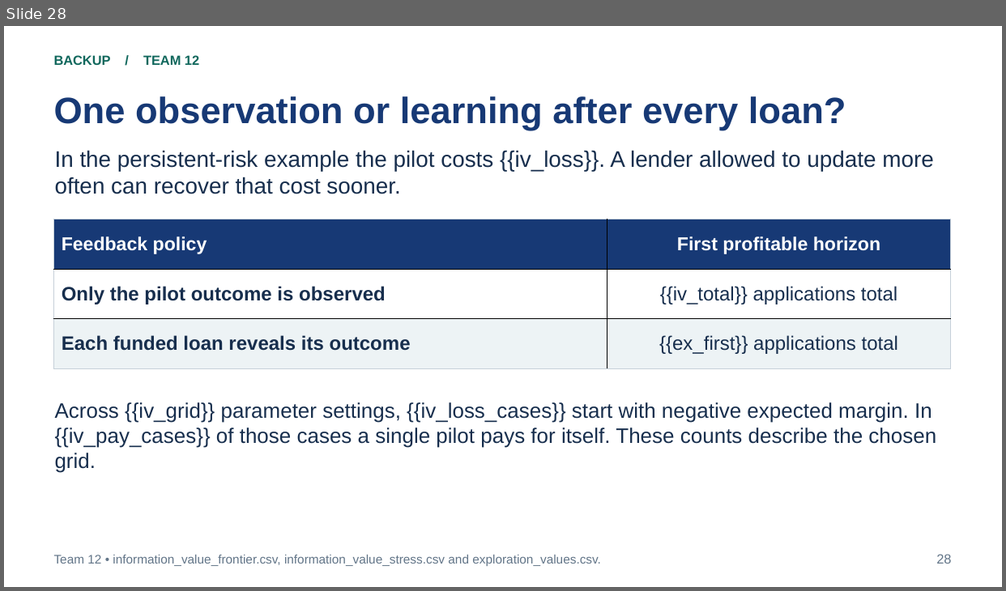
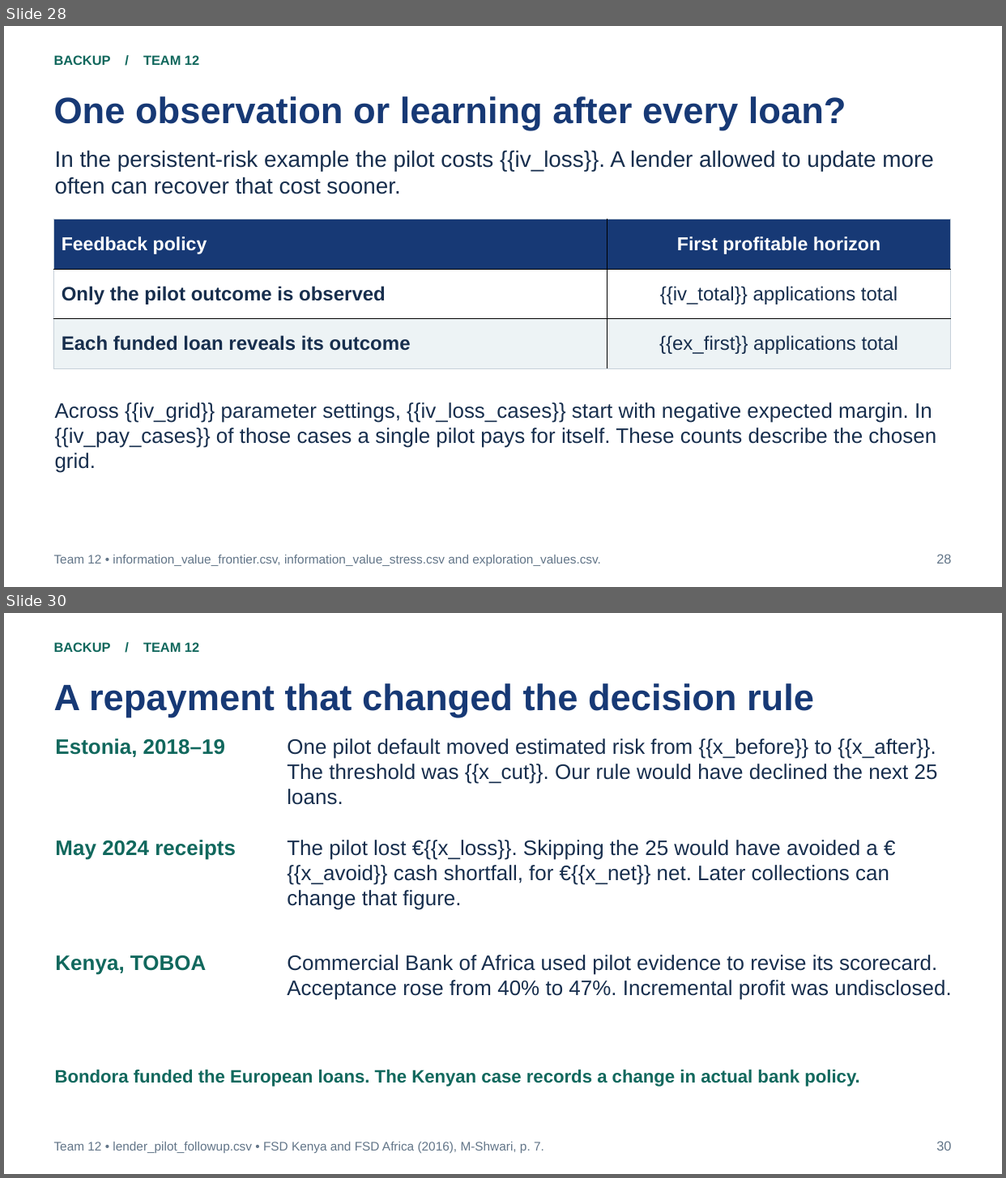
Before and after one commit to bigpurota/paper11, a slide deck: slides/template.pptx. Shown one above the other, each under a label of ours: slide 28 before the commit, slides 28 and 30 after it; the slides between them are not shown. The pictures are 1006x591 and 1006x1178 pixels, drawn with LibreOffice and Linux fonts; fonts in the diff are those of the drawing. Boxes give left, top, right and bottom in pixels: in the first picture for what was removed or moved away, otherwise in the second. Text is boxed around its words. In the diff, an @@ line names an element or a change of style, - is before the commit and + after.

Commit message:
Test prospective pilot choices on SBA 7(a) and two Bondora payment snapshots

```diff
--- a/slides/template.pptx
+++ b/slides/template.pptx
@@ slide 30 added at bbox=[4, 613, 1002, 1174], background #FFFFFF @@
@@ text added at bbox=[54, 642, 199, 652], 12.8 pt, text #11685D, bold @@
+BACKUP / TEAM 12
@@ text added at bbox=[54, 683, 814, 717], 35.2 pt, text #173975, bold @@
+A repayment that changed the decision rule
@@ text added at bbox=[55, 739, 225, 757], 20.2 pt, text #11685D, bold @@
+Estonia, 2018–19
@@ text added at bbox=[287, 739, 938, 805], 20.2 pt, text #172E4D @@
+One pilot default moved estimated risk from {{x_before}} to {{x_after}}. The threshold was {{x_cut}}. Our rule would have declined the next 25 loans.
@@ text added at bbox=[55, 840, 236, 860], 20.2 pt, text #11685D, bold @@
+May 2024 receipts
@@ text added at bbox=[287, 840, 889, 910], 20.2 pt, text #172E4D @@
+The pilot lost €{{x_loss}}. Skipping the 25 would have avoided a €{{x_avoid}} cash shortfall, for €{{x_net}} net. Later collections can change that figure.
@@ text added at bbox=[55, 956, 206, 975], 20.2 pt, text #11685D, bold @@
+Kenya, TOBOA
@@ text added at bbox=[287, 955, 952, 1000], 20.2 pt, text #172E4D @@
+Commercial Bank of Africa used pilot evidence to revise its scorecard. Acceptance rose from 40% to 47%. Incremental profit was undisclosed.
@@ text added at bbox=[55, 1070, 860, 1087], 17.2 pt, text #11685D, bold @@
+Bondora funded the European loans. The Kenyan case records a change in actual bank policy.
@@ text added at bbox=[54, 1142, 544, 1153], 12 pt, text #627588 @@
+Team 12 • lender_pilot_followup.csv • FSD Kenya and FSD Africa (2016), M-Shwari, p. 7.
@@ text added at bbox=[936, 1141, 951, 1151], 12.8 pt, text #627588 @@
+30
```
Also in this commit, not shown: 1 other slide added, 37 other files.
